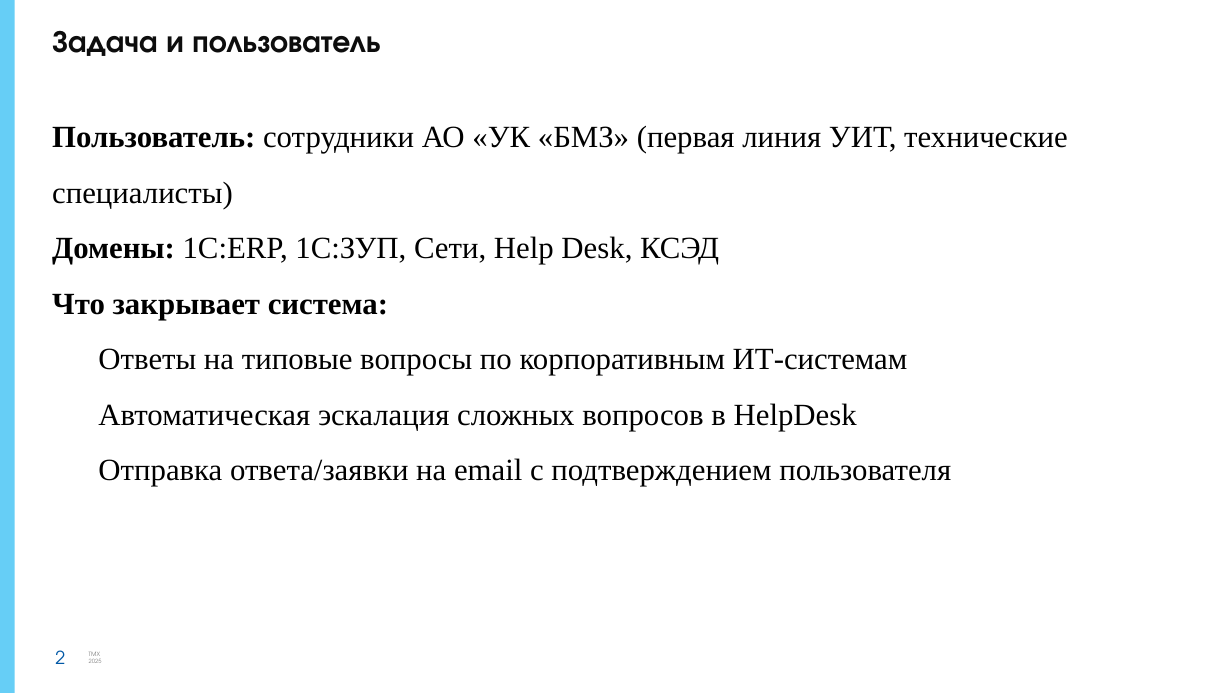
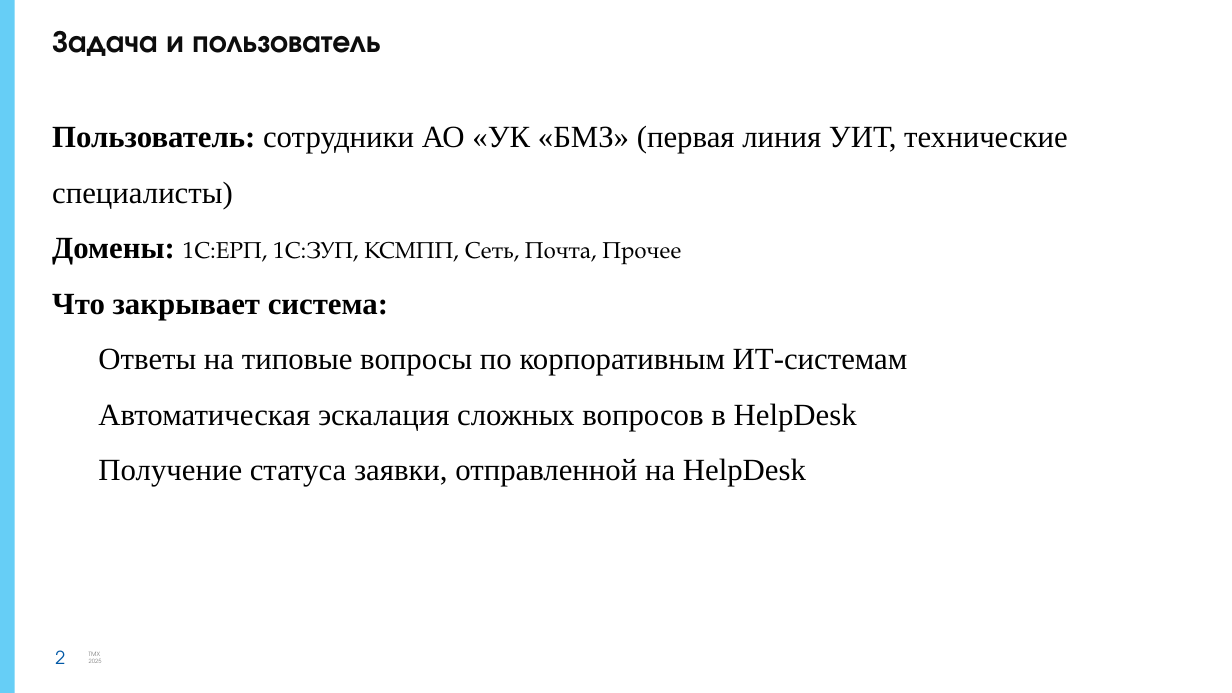
Before and after one commit to ssdanilenko-glitch/II_assistant_final, a slide deck: slide 2 of docs/presentation.pptx. Drawn at 1232x693 pixels with LibreOffice and Linux fonts; fonts in the diff are those of the drawing; background and template pictures are left out. Boxes give left, top, right and bottom in pixels: in the first picture for what was removed or moved away, otherwise in the second. Text is boxed around its words. In the diff, an @@ line names an element or a change of style, - is before the commit and + after.

```diff
--- a/docs/presentation.pptx
+++ b/docs/presentation.pptx
@@ text at (52,237,681,264): text changed; size 24 to 18 pt; font Times New Roman to TeX Gyre Pagella @@
-Домены: 1С:ERP, 1С:ЗУП, Сети, Help Desk, КСЭД
+Домены: 1С:ЕРП, 1С:ЗУП, КСМПП, Сеть, Почта, Прочее
@@ text at (98,458,806,486): text changed @@
-  Отправка ответа/заявки на email с подтверждением пользователя
+  Получение статуса заявки, отправленной на HelpDesk
```
Also in this commit, not shown: 9 other slides changed, 1 slide added, 1 slide removed, 37 other files.
